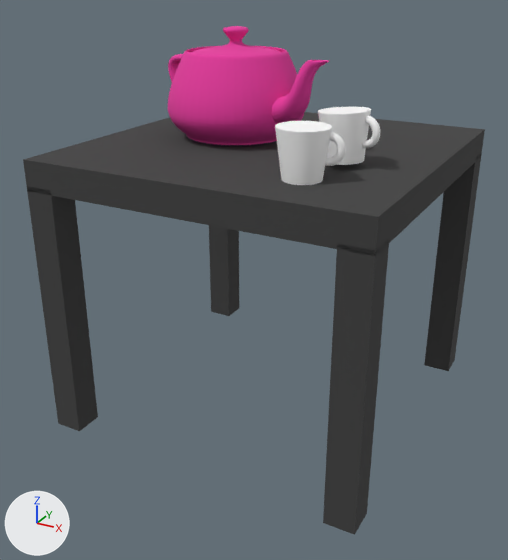
The glTF model teapotTable.gltf as it was, and as the next commit left it.
The view is the same before and after, from a 50 mm camera at (18.8, -36.7, 26.5) aimed at (-0.4, -1.7, 9.0). The lights are fixed; the arrows at lower left show +X, +Y and +Z. Where no turn or scale is listed for an object, it has been applied to the vertices.

The first picture shows 'Leg1', 'Leg2', 'Leg3', 'Leg4', 'cup', 'cup.001', 'tableTop', 'teapot'.
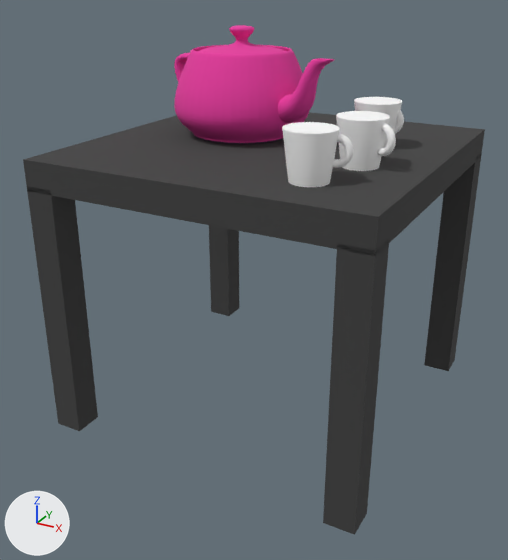
ob_cupwithhandle is not drawn itself; it is the parent of ob_handle, ob_cup.
ob_cupwithhandle_001 is not drawn itself; it is the parent of ob_handle_001, ob_cup_001.

Pixel boxes [x1, y1, x2, y2] of what changed, in the pictures (508 x 560 px):
'teapot', moved
    before: [168, 26, 329, 145]
    after: [174, 25, 335, 143]
'cup', moved, turned
    before: [275, 121, 332, 185]
    after: [282, 122, 340, 187]
'cup.001', moved, turned
    before: [318, 107, 371, 165]
    after: [336, 111, 390, 171]
'cup.002', added
    after: [354, 97, 402, 148]
'handle.001', moved, turned
    before: [362, 115, 380, 148]
    after: [377, 123, 396, 156]
'handle', moved, turned
    before: [325, 132, 346, 166]
    after: [333, 133, 354, 168]
'handle.002', added
    after: [394, 110, 404, 134]

The change in detail:
Object 'teapot' (ob_teapot) moves from (-13.16, -3.63, 17.41) to (-13.16, -2.93, 17.41).
Object 'cupWithHandle' (ob_cupwithhandle) moves from (0.0, -1.317, 0.0) to (0.273, -1.643, 0.0).
Object 'cupWithHandle' (ob_cupwithhandle) turns from (0, 0, 7.2) to (0, 0, 9.2) degrees about x, y and z.
Object 'cupWithHandle.001' (ob_cupwithhandle_001) moves from (4.395, 3.338, 0.0) to (4.818, 4.238, 0.0).
Object 'cupWithHandle.001' (ob_cupwithhandle_001) turns from (0, -4, -16) to (0, 0, -24) degrees about x, y and z.
Object 'cup.002' (ob_cup_002) is new; it shows me_mesh_4.
Its parent is ob_cupwithhandle_002.
Its location is (4.628, -5.615, 18.56).
Its scale is (1.0, 1.0, 2.58).
Object 'cupWithHandle.002' (ob_cupwithhandle_002) is new.
Its location is (1.597, 8.227, 0.0).
Its rotation in degrees is (0, 0, -7.2).
Object 'handle.002' (ob_handle_002) is new; it shows me_mesh_3.
Its parent is ob_cupwithhandle_002.
Its location is (5.382, -5.465, 18.83).
